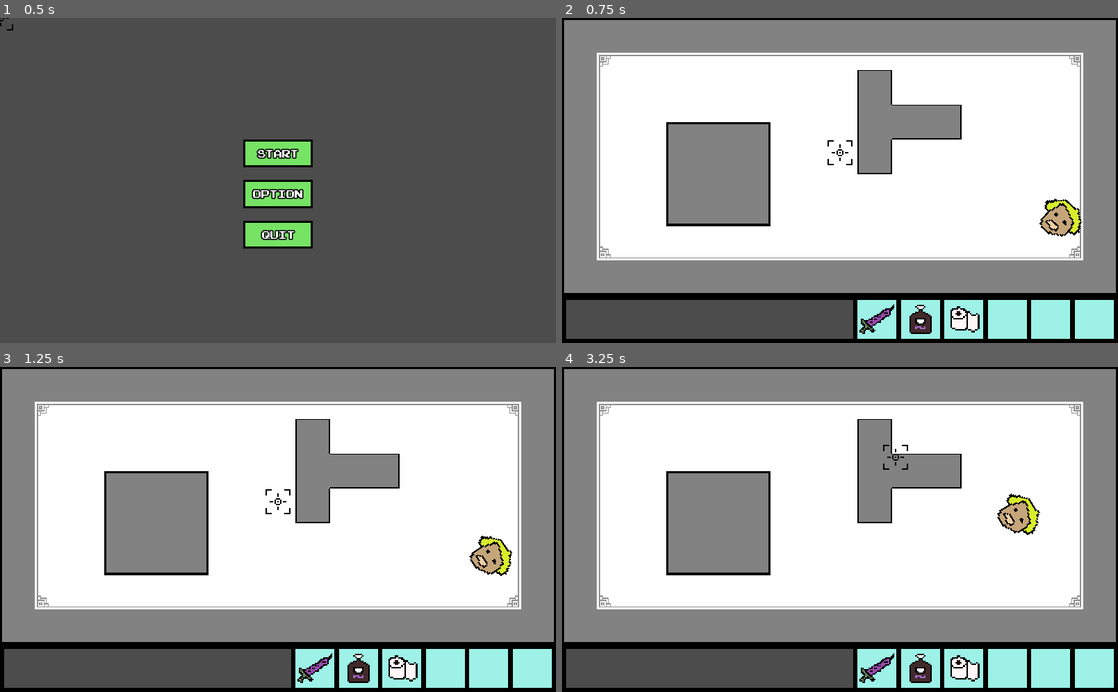
Above: before the commit, frames 1-4 (two rows, left to right).
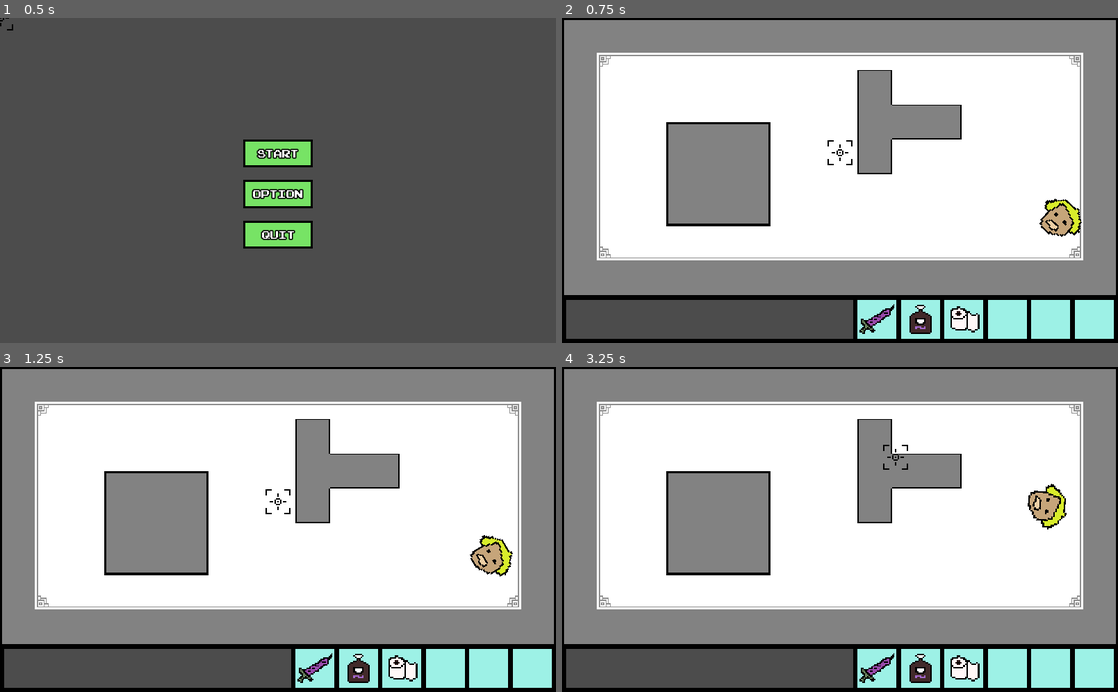
Above: after the commit, the same moments.

Repository: henryliuser/gmtk20
Game: Godot game, scene res://Menu.tscn
Same seed, same stepped clock (60 frames per second), same inputs: the game is played once before the commit and once after it.
Inputs (mouse positions are in pixels of both pictures, inside the frame that each line leads up to):
- Up to frame 1 (0.5 s): no input
- Up to frame 2 (0.75 s): click (840, 154) at 0.5 s
- Up to frame 3 (1.25 s): no input
- Up to frame 4 (3.25 s): move the mouse to (962, 513) at 1.27 s; hold \ (d_frame_advance) 1.28-2.03 s; click (962, 513) at 1.42 s; move the mouse to (728, 545) at 2.02 s; tap \ (d_frame_advance) at 2.1 s; click (728, 545) at 2.17 s; move the mouse to (895, 458) at 2.77 s; hold \ (d_frame_advance) from 2.78 s (still down); click (895, 458) at 2.92 s

Frame 1 is identical in both runs. In frame 2, 0.6% of the frame differs, in the area x 0-100%, y 84-86%; in frame 3, 0.8%; in frame 4, 1.9%, in the area x 0-100%, y 35-86%.

Commit message:
start vaccine

Diff:
--- a/Items/AOE.gd
+++ b/Items/AOE.gd
@@ -5,9 +5,11 @@
 func _input(event):
 	if event is InputEventMouseButton and event.pressed:
 		clicked = true
-		var item = load(thing).instance()
-		item.position = global_position
-		get_tree().current_scene.add_child(item)
+		var item
+		if thing != "":
+			item = load(thing).instance()
+			item.position = global_position
+			get_tree().current_scene.add_child(item)
 		$Tween.interpolate_property(self, "scale", scale, scale+Vector2(0.2,0.2), 0.2,
 			Tween.TRANS_CUBIC, Tween.EASE_OUT)
 		$Tween.interpolate_property(self, "scale", scale, Vector2(), 0.5,
--- a/Items/ToiletPaper.tscn
+++ b/Items/ToiletPaper.tscn
@@ -4,6 +4,7 @@
 [ext_resource path="res://Items/ToiletPaper.gd" type="Script" id=2]
 
 [sub_resource type="CircleShape2D" id=1]
+radius = 9.0
 
 [sub_resource type="CircleShape2D" id=2]
 
@@ -15,7 +16,7 @@
 texture = ExtResource( 1 )
 
 [node name="Zone" type="Area2D" parent="."]
-scale = Vector2( 20, 20 )
+scale = Vector2( 15, 15 )
 
 [node name="CollisionShape2D" type="CollisionShape2D" parent="Zone"]
 shape = SubResource( 1 )
--- /dev/null
+++ b/Items/Vaccine.gd
@@ -0,0 +1,16 @@
+extends Node2D
+
+
+# Declare member variables here. Examples:
+# var a = 2
+# var b = "text"
+
+
+# Called when the node enters the scene tree for the first time.
+func _ready():
+	pass # Replace with function body.
+
+
+# Called every frame. 'delta' is the elapsed time since the previous frame.
+#func _process(delta):
+#	pass
--- a/Items/Vaccine.tscn
+++ b/Items/Vaccine.tscn
@@ -1,8 +1,10 @@
-[gd_scene load_steps=2 format=2]
+[gd_scene load_steps=3 format=2]
 
 [ext_resource path="res://Assets/vaccineTemp.png" type="Texture" id=1]
+[ext_resource path="res://Items/Vaccine.gd" type="Script" id=2]
 
 [node name="Vaccine" type="Node2D"]
+script = ExtResource( 2 )
 
 [node name="sprite" type="Sprite" parent="."]
 scale = Vector2( 2.5, 2.5 )
--- a/World/Camera1.tscn
+++ b/World/Camera1.tscn
@@ -8,7 +8,7 @@
 [node name="Camera1" type="Node2D"]
 
 [node name="Background" parent="." instance=ExtResource( 1 )]
-tile_data = PoolIntArray( 0, 14, 0, 1, 13, 0, 2, 13, 0, 3, 1 …(1450 unchanged characters)… , 393230, 6, 0, 393231, 12, 0, 458752, 15, 0, 458753, 11, 0, 458754, 11, 0, 458755, 11, 0, 458756, 11, 0, 458757, 11, 0, 458758, 11, 0, 458759, 11, 0, 458760, 11, 0, 458761, 11, 0, 458762, 11, 0, 458763, 11, 0, 458764, 11, 0, 458765, 11, 0, 458766, 11, 0, 458767, 16, 0 )
+tile_data = PoolIntArray( 0, 14, 0, 1, 13, 0, 2, 13, 0, 3, 1 …(1450 unchanged characters)… , 393230, 6, 0, 393231, 12, 0, 458752, 10, 0, 458753, 18, 0, 458754, 18, 0, 458755, 18, 0, 458756, 18, 0, 458757, 18, 0, 458758, 18, 0, 458759, 18, 0, 458760, 18, 0, 458761, 18, 0, 458762, 18, 0, 458763, 18, 0, 458764, 18, 0, 458765, 18, 0, 458766, 18, 0, 458767, 12, 0 )
 
 [node name="Blocks" parent="." instance=ExtResource( 1 )]
 scale = Vector2( 1, 1 )
@@ -19,7 +19,7 @@
 rotation = -3.07714
 
 [node name="Customer" parent="." instance=ExtResource( 3 )]
-position = Vector2( 782.621, 131.797 )
+position = Vector2( 492.2, 349.905 )
 
 [node name="Employee" parent="." instance=ExtResource( 4 )]
 position = Vector2( 151.626, 359.236 )
--- a/global/HUD.gd
+++ b/global/HUD.gd
@@ -9,3 +9,6 @@
 
 func _on_tp_released():
 	cursor.select("res://Items/ToiletPaper.tscn", 1.5)
+	var aoe2 = load("res://Items/AOE.tscn").instance()
+	aoe2.scale = Vector2(4,4)
+	get_tree().current_scene.add_child(aoe2)
